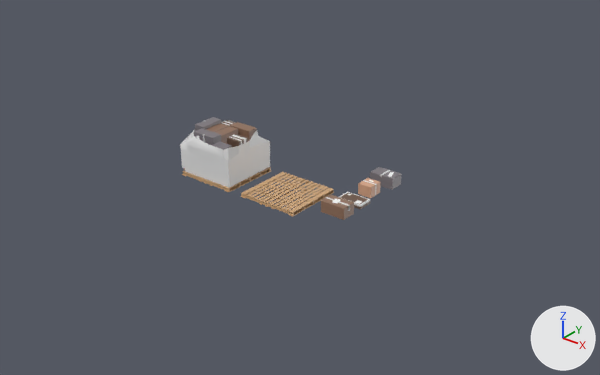
Two versions of the FBX model Serial Cleaners/Assets/Models/Environment/Tutorial/WarehouseAssets.fbx, one commit apart.
One viewpoint serves both versions: a 50 mm lens placed at (57.6, -69.6, 44.7), pointed at (-2.9, 6.1, -2.2). The lights are fixed; the arrows at lower right show +X, +Y and +Z. Where no turn or scale is listed for an object, it has been applied to the vertices. Vertices at the same position are counted once.

Names of what the first picture shows: 'CarbordBox1', 'CarbordBox2', 'CarbordBox3', 'CarbordBox4', 'WoodPalette', 'WoodPaletteFull1'.
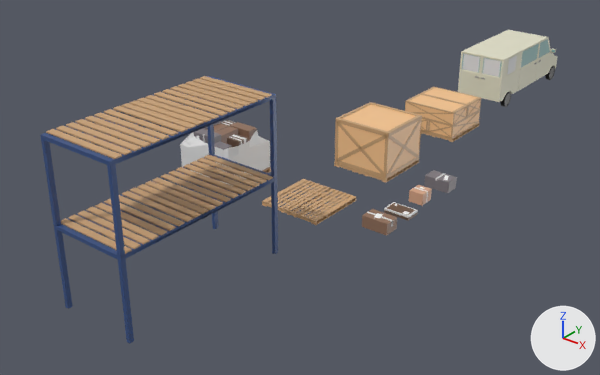
The newer file is also rescaled (x0.75), turned or shifted as a whole; pictures and numbers use the older file's frame.

Diff of the bpy script that builds the scene:
```diff
--- a/Serial Cleaners/Assets/Models/Environment/Tutorial/WarehouseAssets.fbx.py
+++ b/Serial Cleaners/Assets/Models/Environment/Tutorial/WarehouseAssets.fbx.py
@@ me_cube_004 @@
 me_cube_004.from_pydata(...)  # 24 vertices, 15 faces; spans x -1.66..1.65, y -1.0..1.0, z 0.0..1.47
+# me_cube_004 part 2: the whole mesh is moved by (5.82, 0.0, 0.0)
 me_cube_004.materials.append(mat_boxlabel)
@@ me_cube_002 @@
 me_cube_002.from_pydata(...)  # 184 vertices, 138 faces; spans x -4.04..4.02, y -3.94..3.96, z 0.0..0.54
+# me_cube_002 part 5: the whole mesh is moved by (3.35, 0.0, 0.0)
 me_cube_002.materials.append(mat_woodpalette)
@@ me_cube_008 @@
 me_cube_008.from_pydata(...)  # 32 vertices, 18 faces; spans x -1.65..1.65, y -1.0..1.0, z 0.0..1.46
+# me_cube_008 part 1: the whole mesh is moved by (5.82, 3.36, 0.0)
 me_cube_008.materials.append(mat_boxlabel)
@@ me_cube_007 @@
 me_cube_007.from_pydata(...)  # 28 vertices, 17 faces; spans x -0.93..0.94, y -1.0..1.0, z 0.0..1.47
+# me_cube_007 part 3: the whole mesh is moved by (5.82, 2.17, 0.0)
 me_cube_007.materials.append(mat_boxlabel)
@@ me_cube_005 @@
 me_cube_005.from_pydata(...)  # 42 vertices, 28 faces; spans x -1.65..1.65, y -1.0..1.0, z 0.0..0.56
+# me_cube_005 part 4: the whole mesh is moved by (5.82, 1.12, 0.0)
 me_cube_005.materials.append(mat_boxlabel)
@@ ob_woodcrate @@
+ob_woodcrate = bpy.data.objects.new('WoodCrate', me_cube_001)  # 384 vertices, 288 faces; spans x -4.04..4.02, y -3.94..3.96, z 0.0..6.6; in mat_woodpalette (brown #cda477), mat_woodpalettelight (beige #fac891)
+ob_woodcrate.location = (3.35, 14.28, 0.0)
@@ ob_woodcratehalves @@
+ob_woodcratehalves = bpy.data.objects.new('WoodCrateHalves', me_cube_003)  # 984 vertices, 738 faces; spans x -4.04..4.02, y -3.96..3.96, z 0.0..4.3; in mat_woodpalette (brown #cda477), mat_woodpalettelight (beige #fac891)
+ob_woodcratehalves.location = (3.35, 30.97, 0.0)
@@ ob_warehouseshelves @@
+ob_warehouseshelves = bpy.data.objects.new('WarehouseShelves', me_cube_010)  # 608 vertices, 544 faces; spans x -4.6..4.6, y -10.2..10.2, z 0.0..17.8; in mat_woodpalette (brown #cda477), mat_material (blue #344e83)
+ob_warehouseshelves.location = (3.35, -21.47, 0.0)
@@ ob_van @@
+ob_van = bpy.data.objects.new('Van', me_cube_011)  # 2526 vertices, 2419 faces; spans x -4.3..4.3, y -9.6..11.5, z 0.0..8.1; in mat_windows (cyan #96bebc), mat_vanbody (white #e7e5cd), mat_tire (black #000000), mat_rim (dark grey #575757), mat_doorhandle (grey #838383), mat_logo (white #e7e7e7)
+ob_van.location = (3.35, 51.26, 0.0)
```

What differs and where, as boxes [x1, y1, x2, y2] in the pictures (600 x 375 px):
'WarehouseShelves', added: after [40, 76, 278, 344]
'WoodCrate', added (brown): after [334, 102, 422, 182]
'Van', added: after [458, 30, 557, 107]
'WoodPalette', mesh moved: before [241, 172, 334, 216]; after [262, 179, 356, 225]
'WoodCrateHalves', added (beige): after [405, 87, 481, 142]
'CarbordBox1', mesh moved: before [321, 195, 354, 220]; after [362, 209, 397, 236]
'CarbordBox4', mesh moved: before [370, 167, 402, 190]; after [424, 170, 457, 193]
'CarbordBox3', mesh moved: before [358, 178, 381, 198]; after [409, 185, 432, 206]
'CarbordBox2', mesh moved: before [339, 192, 370, 209]; after [384, 202, 418, 221]
